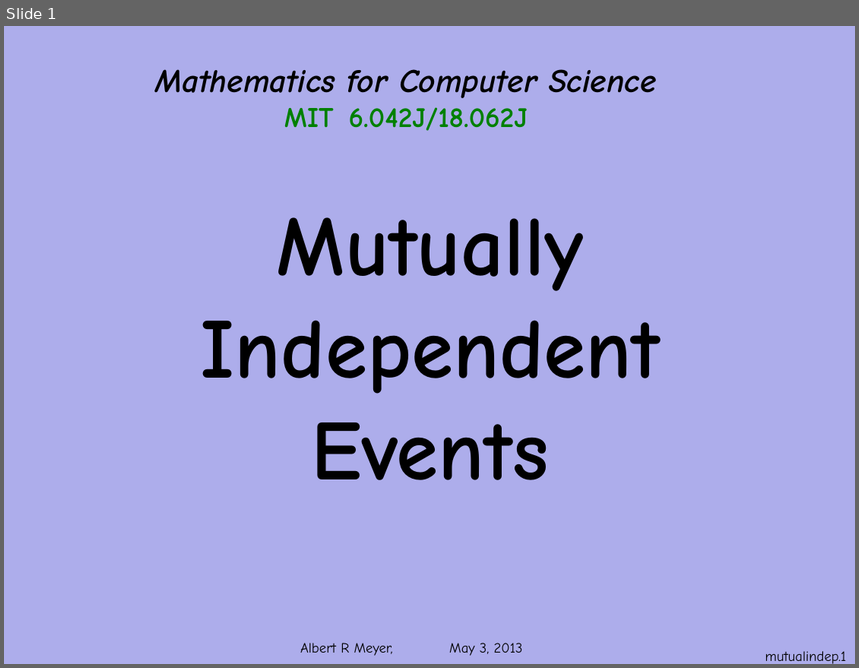
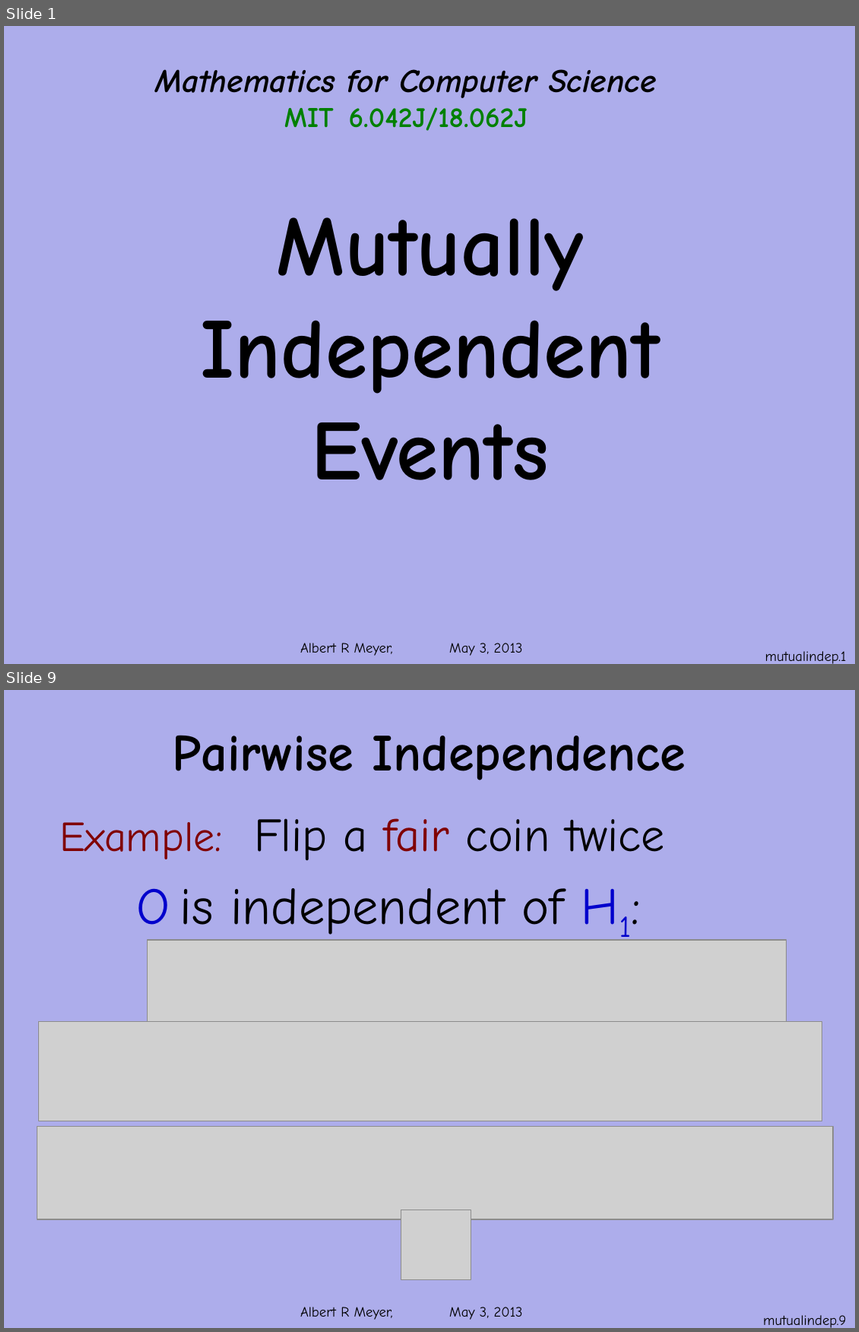
Before and after one commit to armeyer/mcs_web, a slide deck: spring13/slides13/prob-mutual-independence.pptx. Shown one above the other, each under a label of ours: slide 1 before the commit, slides 1 and 9 after it; the slides between them are not shown. The pictures are 859x668 and 859x1332 pixels, drawn with LibreOffice and Linux fonts; fonts in the diff are those of the drawing; grey boxes stand for pictures; background and template pictures are left out. Boxes give left, top, right and bottom in pixels: in the first picture for what was removed or moved away, otherwise in the second. Text is boxed around its words. In the diff, an @@ line names an element or a change of style, - is before the commit and + after.

Commit message:
revise prob-independence prob-mutual-independence.pptx

```diff
--- a/spring13/slides13/prob-mutual-independence.pptx
+++ b/spring13/slides13/prob-mutual-independence.pptx
@@ slide 9 added at (4, 690, 855, 1328), background #ADADEB; not listed: 1 template element that a slide beside it also shows @@
@@ title added at (173, 735, 686, 780), 44 pt, text #000000, bold @@
+Pairwise Independence
@@ text added at (59, 818, 664, 861), 40 pt, text #000000 @@
+Example: Flip a fair coin twice
@@ text added at (136, 888, 564, 940), 44 pt, text #000000 @@
+O is independent of H1:
@@ picture added at (147, 940, 786, 1024) @@
@@ picture added at (39, 1022, 822, 1122) @@
@@ picture added at (37, 1127, 833, 1220) @@
@@ picture added at (401, 1210, 471, 1280) @@
@@ page number added at (763, 1315, 846, 1328), 12 pt, text #000000 @@
+mutualindep.9
```
Also in this commit, not shown: 8 slides changed, 11 other slides added, 2 other files.
